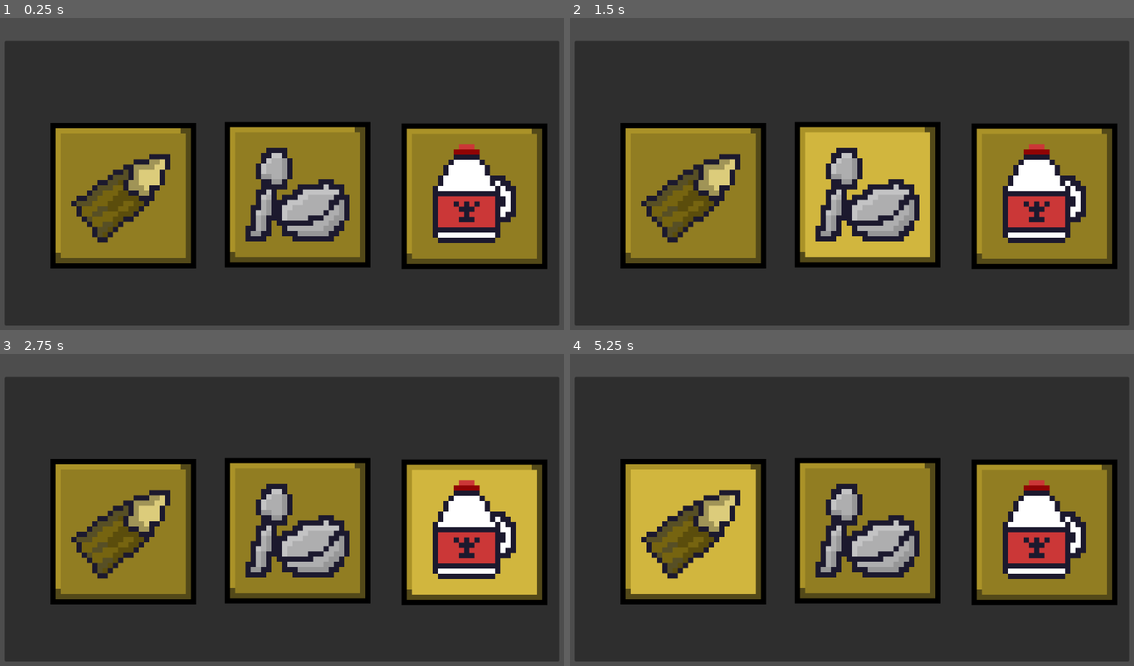
Above: before the commit, frames 1-4 (two rows, left to right).
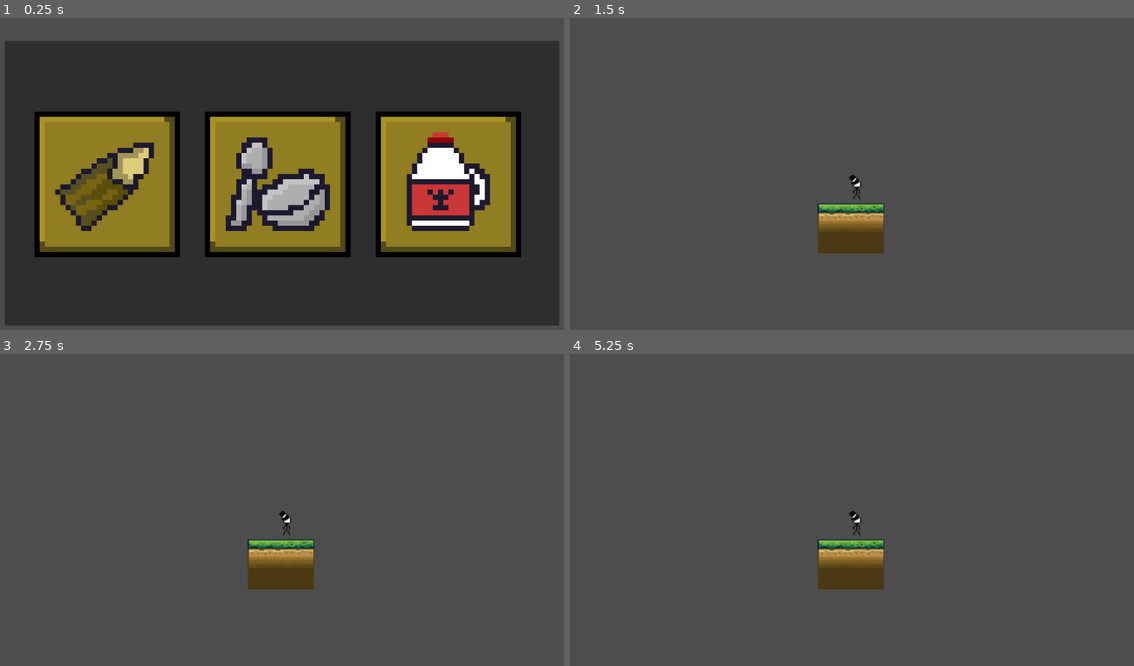
Above: after the commit, the same moments.

Repository: Tigeagle2/Team_one_game
Game: Godot game, scene res://Scenes/main_scene.tscn
Same seed, same stepped clock (60 frames per second), same inputs: the game is played once before the commit and once after it.
Inputs (mouse positions are in pixels of both pictures, inside the frame that each line leads up to; where the layout moved, square brackets give the same spot in the first picture):
- Up to frame 1 (0.25 s): no input
- Up to frame 2 (1.5 s): click (677, 183) [694, 195] at 0.5 s; click (868, 195) at 1.27 s
- Up to frame 3 (2.75 s): click (473, 531) at 2.02 s
- Up to frame 4 (5.25 s): click (694, 531) at 2.77 s; click (868, 531) at 3.52 s; click (1043, 531) at 4.27 s; click (694, 531) at 5.02 s

The runs differ from the first frame. In frame 1, 35% of the frame differs, in the area x 6-98%, y 30-81%; in frame 2, 89%, in the area x 0-100%, y 7-99%; in frame 3, 89%; in frame 4, 89%.
Error before the commit: Invalid call. Nonexistent function 'has_method' in base 'Nil'. (res://Scripts/player.gd:67)

Commit message:
Set Up Weapon Selection

Diff:
--- /dev/null
+++ b/Scenes/Weapons/holy_milk.tscn
@@ -0,0 +1,3 @@
+[gd_scene format=3 uid="uid://yh6ctty7qa8"]
+
+[node name="holy_milk" type="Area2D"]
--- /dev/null
+++ b/Scenes/Weapons/silver_spoon_and_bowl.tscn
@@ -0,0 +1,3 @@
+[gd_scene format=3 uid="uid://cxq1hxaj6chnx"]
+
+[node name="silver_spoon_and_bowl" type="Area2D"]
--- a/Scenes/main_ui.tscn
+++ b/Scenes/main_ui.tscn
@@ -20,27 +20,31 @@
 
 [node name="weapon_button_1" type="TextureButton" parent="weapon_select_panel"]
 layout_mode = 0
-offset_left = 68.0
-offset_top = 138.0
-offset_right = 306.0
-offset_bottom = 403.0
+offset_left = 37.0
+offset_top = 116.0
+offset_right = 357.0
+offset_bottom = 436.0
 texture_normal = ExtResource("2_dcbcb")
 texture_hover = ExtResource("3_ylo01")
 
 [node name="weapon_button_2" type="TextureButton" parent="weapon_select_panel"]
 layout_mode = 0
-offset_left = 403.0
-offset_top = 136.0
-offset_right = 641.0
-offset_bottom = 401.0
+offset_left = 365.0
+offset_top = 116.0
+offset_right = 685.0
+offset_bottom = 436.0
 texture_normal = ExtResource("3_tbbry")
 texture_hover = ExtResource("5_bhqku")
 
 [node name="weapon_button_3" type="TextureButton" parent="weapon_select_panel"]
 layout_mode = 0
-offset_left = 743.0
-offset_top = 139.0
-offset_right = 1063.0
-offset_bottom = 459.0
+offset_left = 693.0
+offset_top = 116.0
+offset_right = 1013.0
+offset_bottom = 436.0
 texture_normal = ExtResource("4_7okpu")
 texture_hover = ExtResource("7_ylo01")
+
+[connection signal="pressed" from="weapon_select_panel/weapon_button_1" to="." method="_on_weapon_button_1_pressed"]
+[connection signal="pressed" from="weapon_select_panel/weapon_button_2" to="." method="_on_weapon_button_2_pressed"]
+[connection signal="pressed" from="weapon_select_panel/weapon_button_3" to="." method="_on_weapon_button_3_pressed"]
--- a/Scripts/main_ui.gd
+++ b/Scripts/main_ui.gd
@@ -9,3 +9,19 @@
 # Called every frame. 'delta' is the elapsed time since the previous frame.
 func _process(delta: float) -> void:
 	pass
+
+
+func _on_weapon_button_1_pressed() -> void:
+	weapon_selected.emit("choc_steak")
+	_clear_weapon_selection()
+
+func _on_weapon_button_2_pressed() -> void:
+	weapon_selected.emit("spoon_bowl")
+	_clear_weapon_selection()
+
+func _on_weapon_button_3_pressed() -> void:
+	weapon_selected.emit("holy_milk")
+	_clear_weapon_selection()
+
+func _clear_weapon_selection():
+	$weapon_select_panel.visible = false
--- a/Scripts/player.gd
+++ b/Scripts/player.gd
@@ -15,13 +15,15 @@
 var dashing: bool = false
 var player_direction = 1
 var weapons_library = {
-	"choc_steak" : preload("res://Scenes/Weapons/dark_choc_steak.tscn")
-}
+	"choc_steak" : preload("res://Scenes/Weapons/dark_choc_steak.tscn"),
+	"spoon_bowl" : preload("res://Scenes/Weapons/silver_spoon_and_bowl.tscn"),
+	"holy_milk" : preload("res://Scenes/Weapons/holy_milk.tscn")
+	}
 @onready var weapon_slot = $weapon_slot
 @onready var ui = $main_ui
 var current_weapon
 func _ready() -> void:
-	ui.weapon_selected.connect(equip_weapon)
+	ui.weapon_selected.connect(_equip_weapon)
 func _physics_process(delta: float) -> void:
 	if is_on_floor():
 		coyote_timer = coyote_time
@@ -52,20 +54,26 @@
 		print(player_direction * delta * dash_power)
 
 	move_and_slide()
-func equip_weapon(weapon_name: String):
+func _equip_weapon(weapon_name: String):
 	if not weapons_library.has(weapon_name):
-		print("weapon could not be found")
+		print("Weapon not found!")
 		return
 	for child in weapon_slot.get_children():
 		child.queue_free()
 	var weapon_scene = weapons_library[weapon_name]
-	var new_weapon = weapon_scene.instantiate()
-	weapon_slot.add_child(new_weapon)
-	current_weapon = $weapon_slot.get_child(0)
+	var new_instance = weapon_scene.instantiate()
+	weapon_slot.add_child(new_instance)
+	current_weapon = new_instance
+	print("Successfully equipped: ", weapon_name)
 func _input(event: InputEvent) -> void:
 	if event.is_action_pressed("attack"):
-		if current_weapon.has_method("_attack"):
-			current_weapon._attack()
+		if is_instance_valid(current_weapon):
+			if current_weapon.has_method("_attack"):
+				current_weapon._attack()
+			else:
+				print("no attack method")
+		else:
+			print(" invalid instance")
 	elif event.is_action_pressed("dash") && dash_ready == true:
 		print("dash")
 		dash_ready = false
